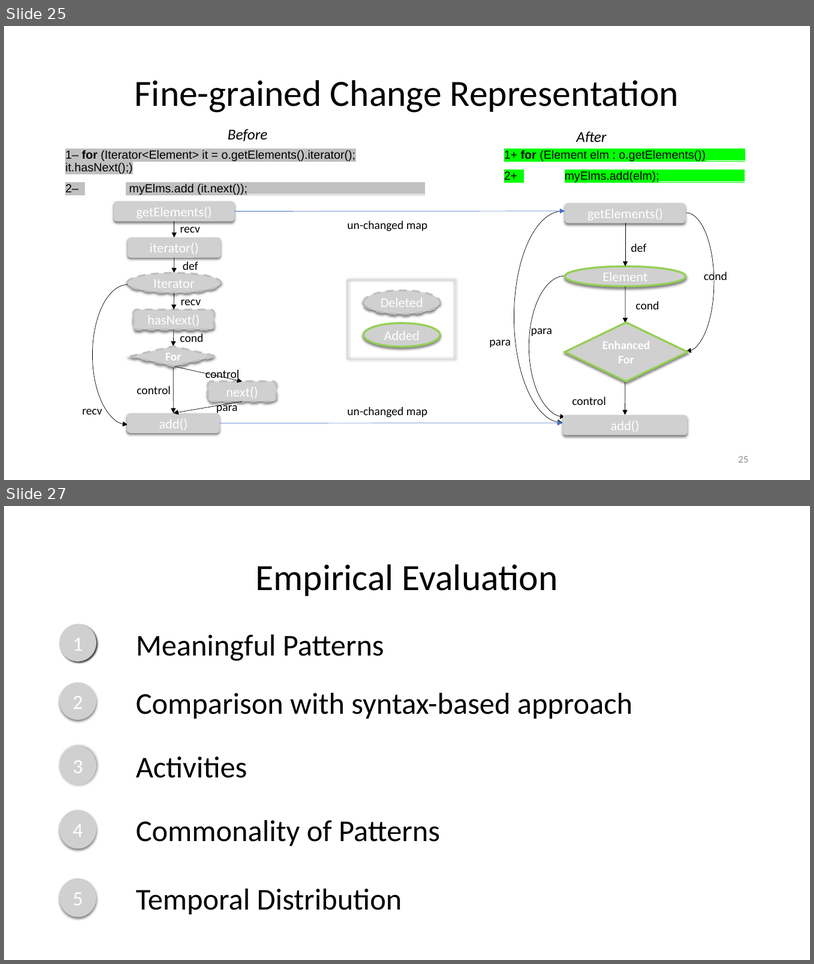
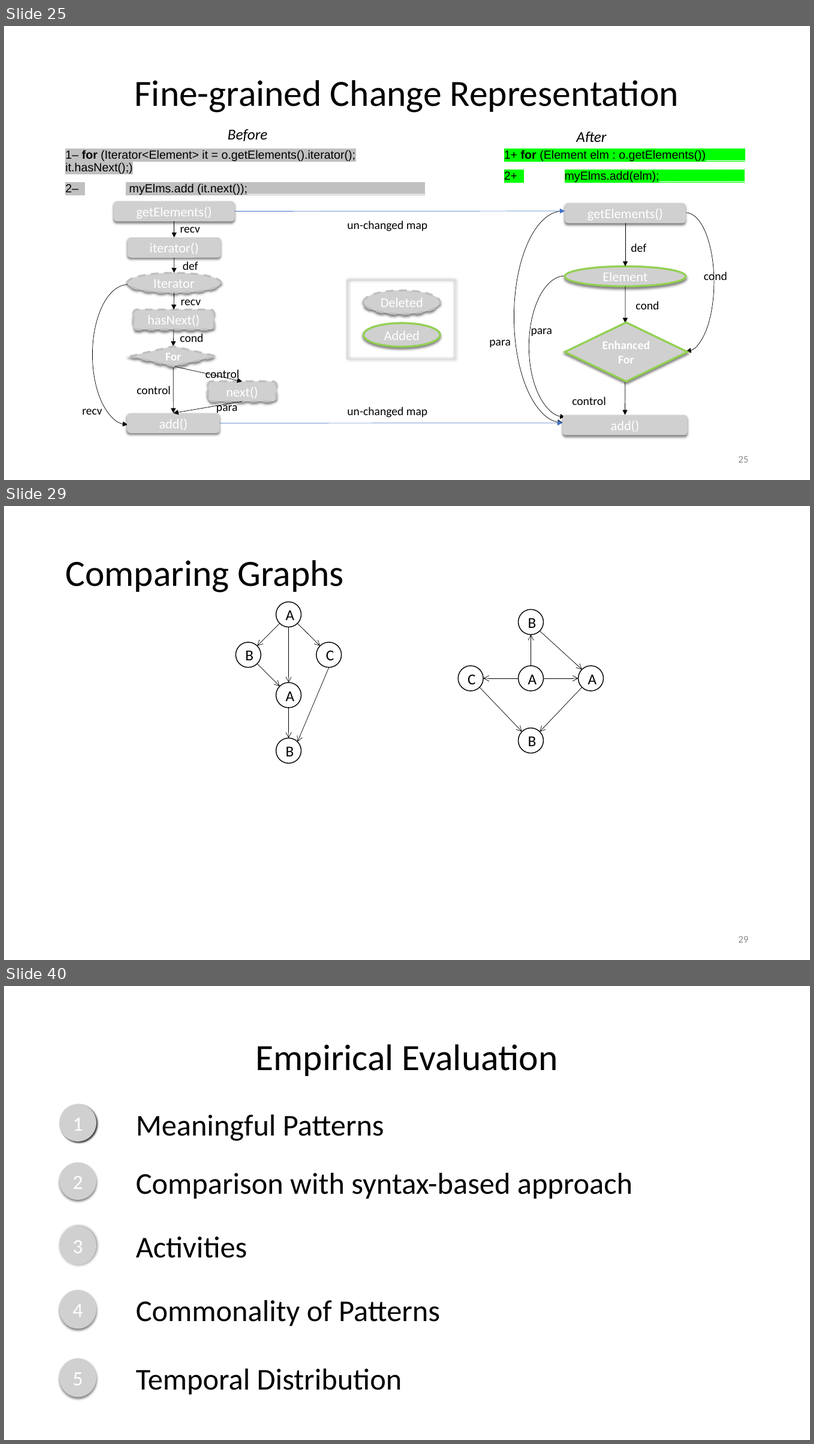
Before and after one commit to nguyenhoan/CPatMiner, a slide deck: CPatMiner_2.pptx. Shown one above the other, each under a label of ours: slides 25 and 27 before the commit, slides 25, 29 and 40 after it; the slides between them are not shown. The pictures are 814x964 and 814x1444 pixels, drawn with LibreOffice and Linux fonts; fonts in the diff are those of the drawing; grey boxes stand for pictures. Boxes give left, top, right and bottom in pixels: in the first picture for what was removed or moved away, otherwise in the second. Text is boxed around its words. In the diff, an @@ line names an element or a change of style, - is before the commit and + after.

Commit message:
add change graph mining

```diff
--- a/CPatMiner_2.pptx
+++ b/CPatMiner_2.pptx
@@ slide 29 added at [4, 506, 810, 960], background #FFFFFF @@
@@ title added at [65, 560, 344, 592], 44 pt, text #000000 @@
+Comparing Graphs
@@ ellipse added at [276, 601, 302, 627], outline #000000 1 pt, 18 pt, text #000000 @@
+A
@@ ellipse added at [519, 609, 544, 635], outline #000000 1 pt, 18 pt, text #000000 @@
+B
@@ arrow added from (280, 624) to (257, 646), #000000 0.5 pt @@
@@ arrow added from (289, 627) to (289, 682), #000000 0.5 pt @@
@@ arrow added from (298, 624) to (320, 646), #000000 0.5 pt @@
@@ arrow added from (540, 631) to (582, 669), #000000 0.5 pt @@
@@ ellipse added at [236, 642, 261, 667], outline #000000 1 pt, 18 pt, text #000000 @@
+B
@@ ellipse added at [317, 642, 342, 667], fill #FFFFFF, outline #000000 1 pt, 18 pt, text #000000 @@
+C
@@ arrow added from (531, 666) to (531, 635), #000000 0.5 pt @@
@@ arrow added from (257, 664) to (280, 686), #000000 0.5 pt @@
@@ arrow added from (329, 667) to (298, 741), #000000 0.5 pt @@
@@ ellipse added at [458, 666, 484, 691], fill #FFFFFF, outline #000000 1 pt, 18 pt, text #000000 @@
+C
@@ ellipse added at [519, 666, 544, 691], outline #000000 1 pt, 18 pt, text #000000 @@
+A
@@ ellipse added at [579, 666, 604, 691], fill #FFFFFF, outline #000000 1 pt, 18 pt, text #000000 @@
+A
@@ ellipse added at [276, 682, 302, 708], fill #FFFFFF, outline #000000 1 pt, 18 pt, text #000000 @@
+A
@@ arrow added from (519, 678) to (484, 678), #000000 0.5 pt @@
@@ arrow added from (543, 678) to (579, 678), #000000 0.5 pt @@
@@ arrow added from (480, 687) to (522, 732), #000000 0.5 pt @@
@@ arrow added from (582, 687) to (540, 732), #000000 0.5 pt @@
@@ arrow added from (289, 708) to (289, 738), #000000 0.5 pt @@
@@ ellipse added at [276, 738, 302, 763], fill #FFFFFF, outline #000000 1 pt, 18 pt, text #000000 @@
+B
@@ ellipse added at [519, 728, 544, 753], fill #FFFFFF, outline #000000 1 pt, 18 pt, text #000000 @@
+B
@@ page number added at [738, 936, 749, 942], 12 pt, text #8C8C8C @@
+29
@@ what was slide 27 is now slide 40 @@
```
Also in this commit, not shown: 13 other slides added, 1 slide removed.
